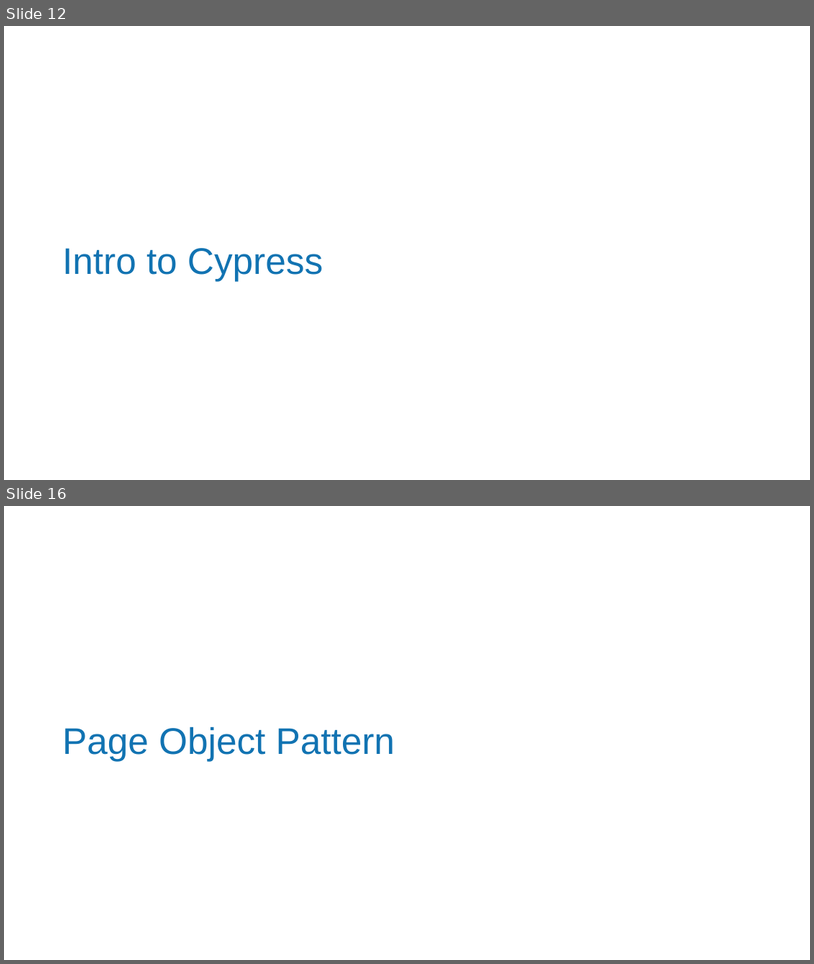
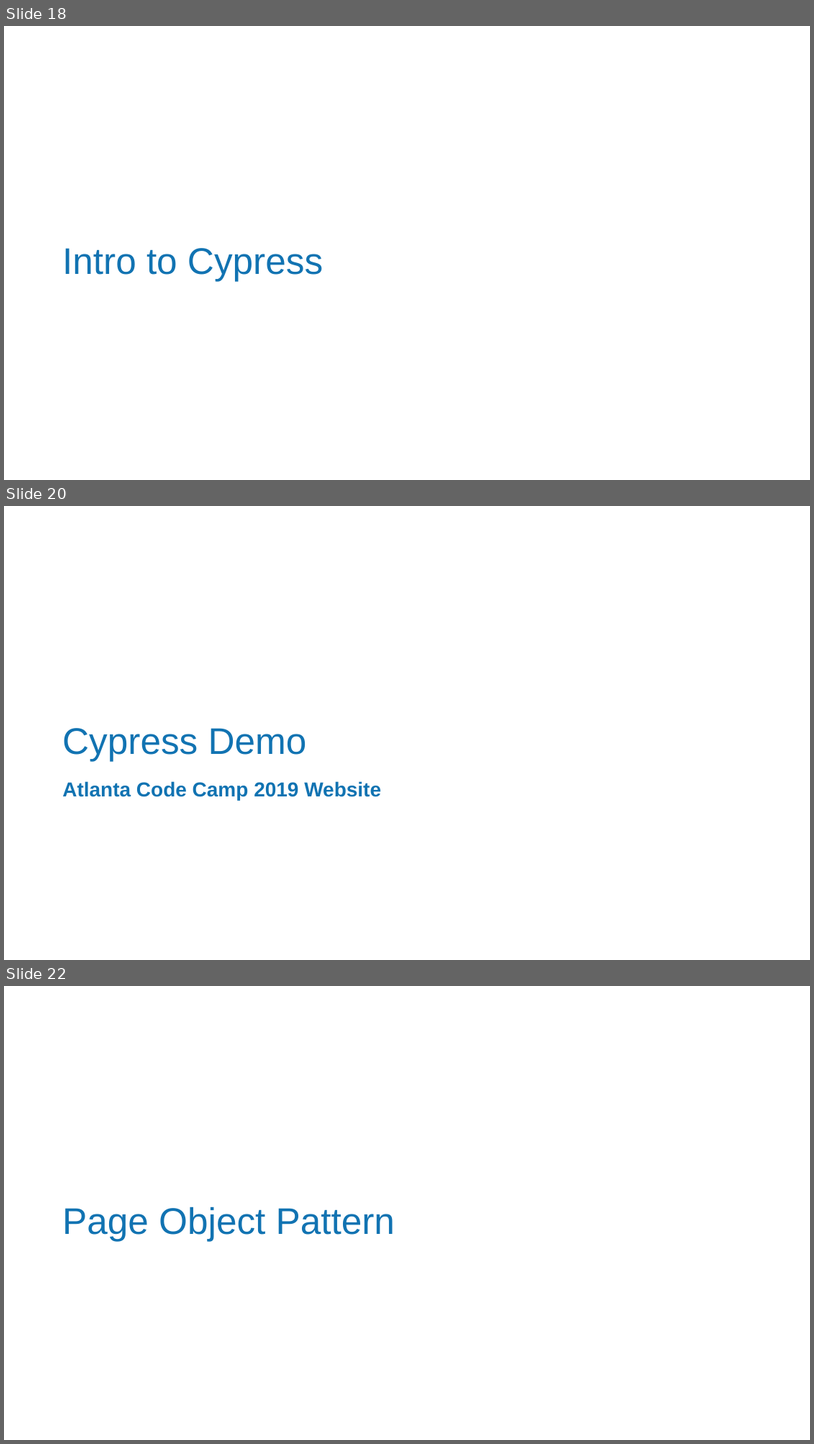
Before and after one commit to MatthewYKnowles/atlanta-code-camp-2019, a slide deck: And Now Seleniums Watch is Ended.pptx. Shown one above the other, each under a label of ours: slides 12 and 16 before the commit, slides 18, 20 and 22 after it; the slides between them are not shown. The pictures are 814x964 and 814x1444 pixels, drawn with LibreOffice and Linux fonts; fonts in the diff are those of the drawing; background and template pictures are left out. Boxes give left, top, right and bottom in pixels: in the first picture for what was removed or moved away, otherwise in the second. Text is boxed around its words. In the diff, an @@ line names an element or a change of style, - is before the commit and + after.

```diff
--- a/And Now Seleniums Watch is Ended.pptx
+++ b/And Now Seleniums Watch is Ended.pptx
@@ slide 20 added at [4,506,810,960], background picture (left out) @@
@@ title added at [62,728,307,762], 44 pt, text #1173B2 @@
+Cypress Demo
@@ text added at [62,781,381,800], 24 pt, text #1173B2, bold @@
+Atlanta Code Camp 2019 Website
@@ what was slide 12 is now slide 18 @@
@@ what was slide 16 is now slide 22 @@
```
Also in this commit, not shown: 3 slides changed, 11 other slides added, 5 slides removed.
